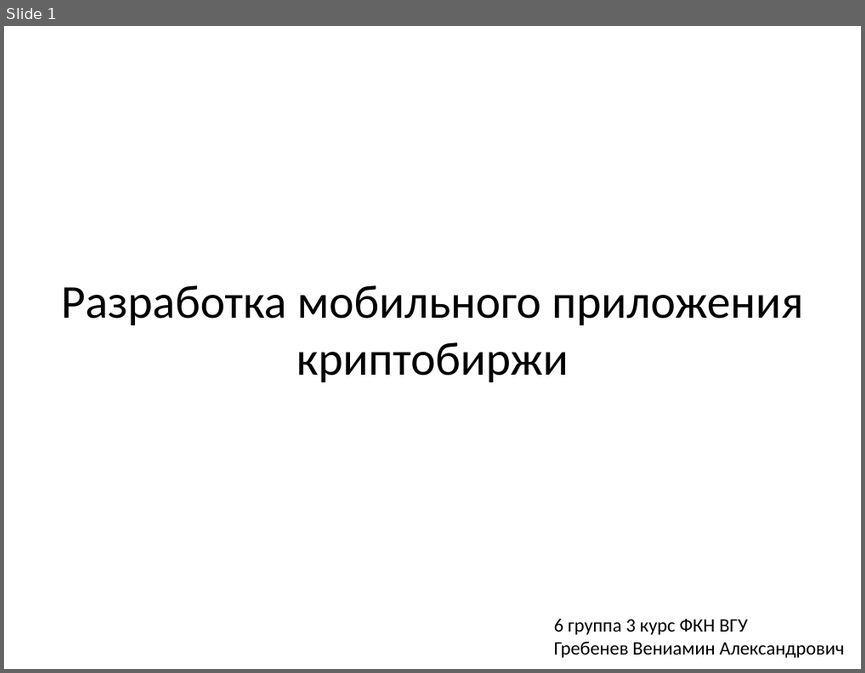
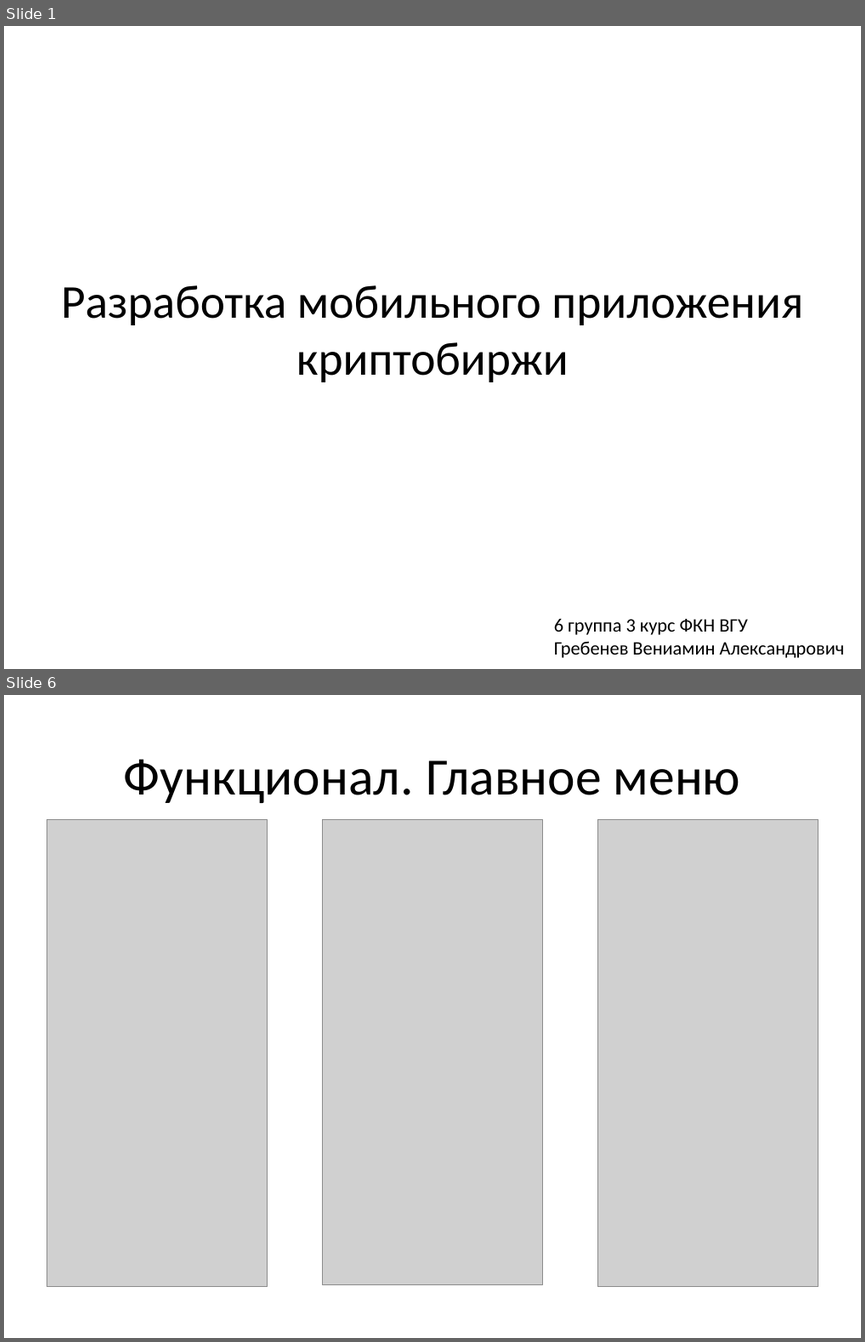
Before and after one commit to Ven-i-amin/kotlin_moblie, a slide deck: android-app/docs/media/presentation.pptx. Shown one above the other, each under a label of ours: slide 1 before the commit, slides 1 and 6 after it; the slides between them are not shown. The pictures are 865x673 and 865x1342 pixels, drawn with LibreOffice and Linux fonts; fonts in the diff are those of the drawing; grey boxes stand for pictures. Boxes give left, top, right and bottom in pixels: in the first picture for what was removed or moved away, otherwise in the second. Text is boxed around its words. In the diff, an @@ line names an element or a change of style, - is before the commit and + after.

```diff
--- a/android-app/docs/media/presentation.pptx
+++ b/android-app/docs/media/presentation.pptx
@@ slide 6 added at (4,695,861,1338), background #FFFFFF @@
@@ title added at (124,759,741,803), 44 pt, text #000000 @@
+Функционал. Главное меню
@@ picture added at (46,819,267,1287) @@
@@ picture added at (323,819,543,1285) @@
@@ picture added at (598,819,818,1287) @@
```
Also in this commit, not shown: 4 slides changed, 2 other slides added, 4 slides removed.
